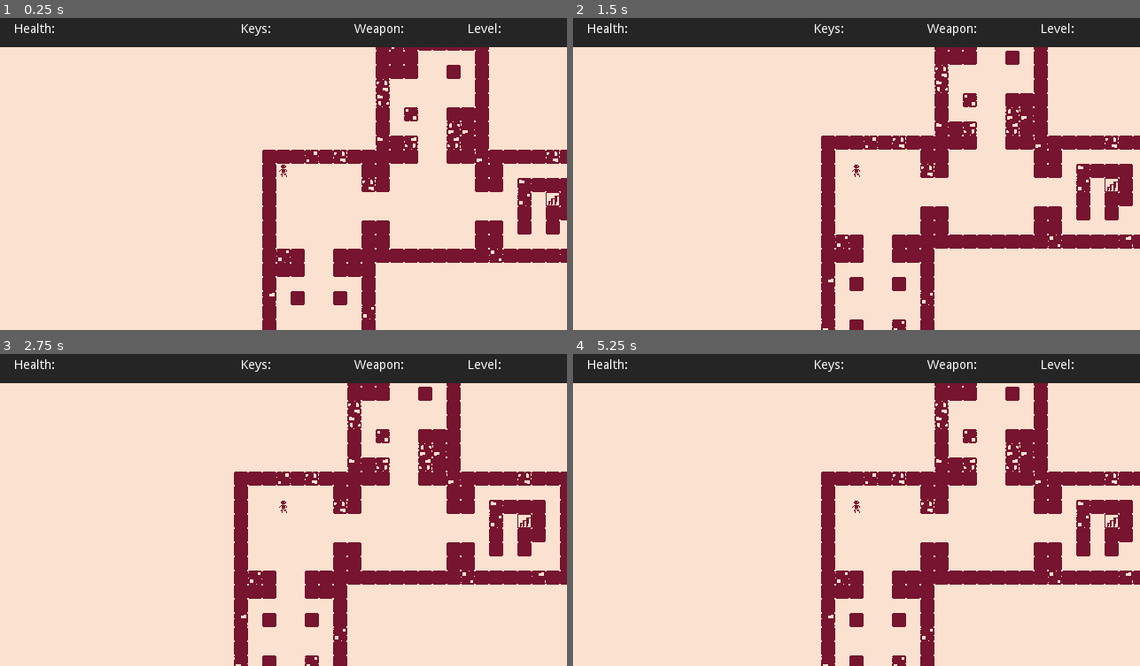
Above: before the commit, frames 1-4 (two rows, left to right).
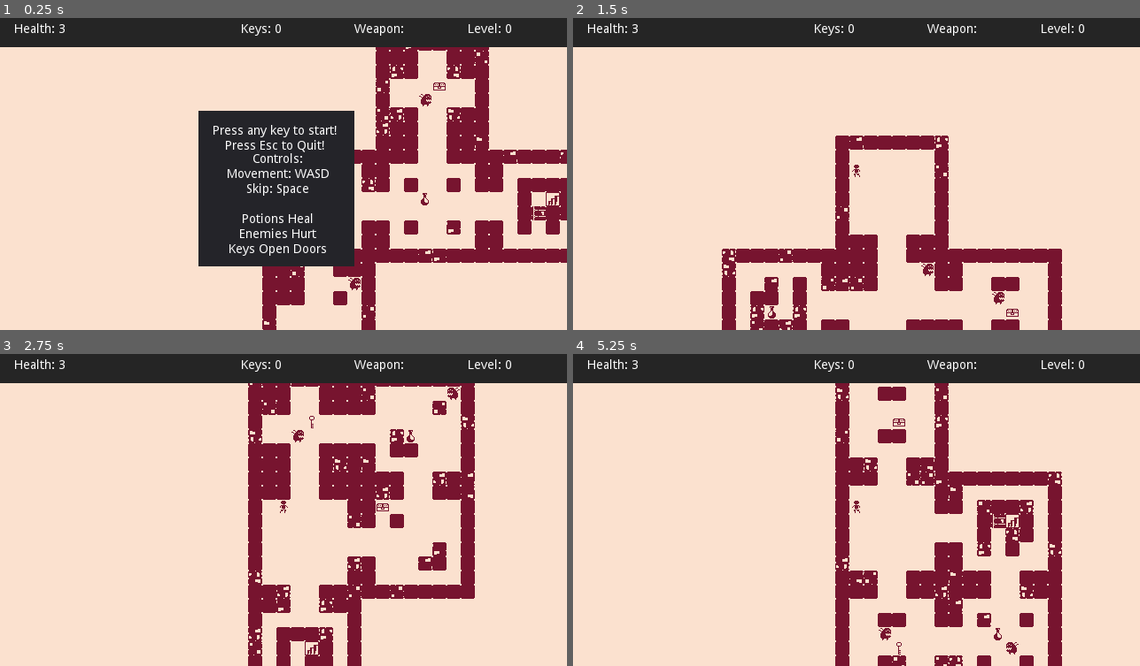
Above: after the commit, the same moments.

Repository: caudilci/NomadicRoguelike
Game: Godot game, scene res://Game.tscn
Same seed, same stepped clock (60 frames per second), same inputs: the game is played once before the commit and once after it.
Inputs:
- Up to frame 1 (0.25 s): no input
- Up to frame 2 (1.5 s): tap Enter at 0.5 s; hold D (Right) 0.53-1.28 s; tap R (Restart, bound only after the commit) at 1.25 s; hold S (Down) from 1.28 s (still down)
- Up to frame 3 (2.75 s): tap R (Restart, bound only after the commit) at 2 s; release S (Down) at 2.03 s; hold D (Right) from 2.03 s (still down)
- Up to frame 4 (5.25 s): tap R (Restart, bound only after the commit) at 2.75, 3.5, 4.15, 5 s; release D (Right) at 2.78 s; hold W (Up) 2.78-3.53 s; hold A (Left) 3.53-5.03 s; tap Space (Skip, bound only after the commit) at 4.9 s; hold S (Down) from 5.03 s (still down)

The runs differ from the first frame. In frame 1, 16% of the frame differs, in the area x 10-100%, y 1-100%; in frame 2, 17%; in frame 3, 20%; in frame 4, 16%.

Commit message:
version 0.1

Diff:
--- a/Game.gd
+++ b/Game.gd
@@ -13,17 +13,25 @@
 var enemies = {}
 var doors = {}
 var potions = {}
-var treasure = {}
+var keys = {}
+var chests = {}
+
 var astar = null
 var astar_points_cache = {}
 
 const RIGHT = [1,0]
-const LEFT = [-1.0]
+const LEFT = [-1,0]
 const UP = [0,-1]
 const DOWN = [0,1]
 
+var maxHealth = 3
+var health = 3
+var damage = 1
+var attackRange = 1
+var attackBreadth = 1
+
 var keysHeld = 0
-var potionsHeld = 0
+
 var currentWeapon = "Dagger"
 var dead = false
 
@@ -38,15 +46,24 @@
 
 func generateWorld():
 	dead = false
+	health = maxHealth
 	#update collected item UI
-
+	updateCollectionsUI()
 	var worldData = worldGenerator.generateWorld(currentLevel)
-	#enemies = worldData.enemies
-	#doors = worldData.doors
-	#potions = worldData.potions
-	#keys = worldData.keys
-	#astar = worldData.astar
-	#astar_points_cache = worldData.astar_points_cache
+	enemies = worldData.enemies
+	doors = worldData.doors
+	potions = worldData.potions
+	keys = worldData.keys
+	astar = worldData.astar
+	astar_points_cache = worldData.astar_points_cache
+	print(astar_points_cache)
+	chests = worldData.chests
+
+
+func updateCollectionsUI():
+	$CanvasLayer/HealthLabel.text = "Health: " + str(health)
+	$CanvasLayer/KeysLabel.text = "Keys: " + str(keysHeld)
+	$CanvasLayer/LevelLabel.text = "Level: " + str(currentLevel)
 
 
 
@@ -54,21 +71,143 @@
 func _input(event):
 	if !event.is_pressed():
 		return
-	if event.is_action("Left"):
-		tryMove(-1,0)
-	elif event.is_action("Right"):
-		tryMove(1,0)
-	elif event.is_action("Up"):
-		tryMove(0,-1)
-	elif event.is_action("Down"):
-		tryMove(0,1)
-
-
-func tryMove(dx,dy):
-	var x = player.global_position.x + dx*16
-	var y = player.global_position.y + dy*16
-	print(tilemap.get_cellv(tilemap.world_to_map(Vector2(x,y))))
+	if event.is_action("Left") and dead==false:
+		movePlayer(LEFT)
+	elif event.is_action("Right") and dead == false:
+		movePlayer(RIGHT)
+	elif event.is_action("Up") and dead == false:
+		movePlayer(UP)
+	elif event.is_action("Down") and dead == false:
+		movePlayer(DOWN)
+	elif event.is_action("Restart"):
+		restart()
+	elif event.is_action("Skip"):
+		pass
+	elif event.is_action("Exit"):
+		get_tree().quit()
+
+	$CanvasLayer/StartScreen.hide()
+
+	if dead == false:
+		processEnemyTurns()
+
+
+func moveEnemy(enemy, delta):
+	var oldPosArray = world_pos_to_map_coord(enemy.global_position)
+	var x = enemy.global_position.x + delta[0]*16
+	var y = enemy.global_position.y + delta[1]*16
+	var pos = Vector2(x,y)
+	var mapPos = tilemap.world_to_map(pos)
+	var mapPosArray = [mapPos.x,mapPos.y]
+	if tilemap.get_cellv(tilemap.world_to_map(pos)) >= 0:
+		return false
+	elif mapPos.is_equal_approx(tilemap.world_to_map(player.global_position)):
+		health -= 1
+		if health <= 0:
+			die()
+		updateCollectionsUI()
+	elif str(mapPosArray) in enemies:
+		print("Enemy Collistion!")
+		return false
+	else:
+		enemies.erase(str(oldPosArray))
+		enemies[str(mapPosArray)] = enemy
+		enemy.global_position = pos
+
+func movePlayer(delta):
+	var x = player.global_position.x + delta[0]*16
+	var y = player.global_position.y + delta[1]*16
+	var pos = Vector2(x,y)
+	var mapPos = world_pos_to_map_coord(pos)
+	var mapPosStr = str(mapPos)
 	if tilemap.get_cellv(tilemap.world_to_map(Vector2(x,y))) >= 0:
 		return false
+	elif mapPosStr in enemies:
+		hit(mapPosStr)
+		return false
+	elif mapPosStr in potions:
+		var potion = potions[mapPosStr]
+		potion.queue_free()
+		potions.erase(mapPosStr)
+		health = maxHealth
+		updateCollectionsUI()
+		player.global_position = Vector2(x,y)
+		player.flip_h = !player.flip_h
+	elif mapPosStr in keys:
+		var key = keys[mapPosStr]
+		key.queue_free()
+		keys.erase(mapPosStr)
+		keysHeld += 1
+		updateCollectionsUI()
+		player.global_position = Vector2(x,y)
+		player.flip_h = !player.flip_h
+	elif mapPosStr in doors:
+		if keysHeld <= 0:
+			return false
+		else:
+			var door = doors[mapPosStr]
+			door.queue_free()
+			doors.erase(mapPosStr)
+			keysHeld -= 1
+			updateCollectionsUI()
+			player.global_position = Vector2(x,y)
+			player.flip_h = !player.flip_h
+	elif mapPosStr == str(world_pos_to_map_coord(exit.global_position)):
+		advanceLevel()
 	else:
 		player.global_position = Vector2(x,y)
+		print(tilemap.world_to_map(player.global_position))
+		player.flip_h = !player.flip_h
+
+func world_pos_to_map_coord(pos: Vector2):
+	var vcoords = tilemap.world_to_map(pos)
+	var coords = [int(round(vcoords.x)), int(round(vcoords.y))]
+	return coords
+
+func hit(coord):
+	var enemy = enemies[coord]
+	enemy.health -= damage
+	if enemy.health <= 0:
+		enemy.queue_free()
+		enemies.erase(coord)
+
+
+func processEnemyTurns():
+	for enemy in enemies.values():
+			var playerPos = world_pos_to_map_coord(player.global_position)
+			var enemyPos = world_pos_to_map_coord(enemy.global_position)
+			if enemy.alerted:
+				if playerPos[0] > enemyPos[0] and !enemy.get_node("Sprite").flip_h:
+					enemy.get_node("Sprite").flip_h = true
+				if playerPos[0] < enemyPos[0] and enemy.get_node("Sprite").flip_h:
+					enemy.get_node("Sprite").flip_h = false
+				var path = enemy.getGridPath(enemyPos, playerPos, astar, astar_points_cache)
+				if path.size() > 1:
+					if enemyPos[0] < int(round(path[1].x)):
+						moveEnemy(enemy, RIGHT)
+					elif enemyPos[0] > int(round(path[1].x)):
+						moveEnemy(enemy, LEFT)
+					elif enemyPos[1] < int(round(path[1].y)):
+						moveEnemy(enemy, DOWN)
+					elif enemyPos[1] > int(round(path[1].y)):
+						moveEnemy(enemy, UP)
+			elif enemy.hasLineOfSight(enemyPos, playerPos, tilemap):
+				enemy.alert()
+
+func die():
+	dead=true
+	$CanvasLayer/DeathScreen.show()
+	return
+
+
+func restart():
+	keysHeld = 0
+	currentLevel = 0
+	$CanvasLayer/DeathScreen.hide()
+	generateWorld()
+	return
+
+func advanceLevel():
+	keysHeld = 0
+	currentLevel += 1
+	generateWorld()
--- a/Game.tscn
+++ b/Game.tscn
@@ -2,7 +2,7 @@
 
 [ext_resource path="res://Art/wall04.png" type="Texture" id=1]
 [ext_resource path="res://Art/wall03.png" type="Texture" id=2]
-[ext_resource path="res://Art/player.png" type="Texture" id=3]
+[ext_resource path="res://Art/player02.png" type="Texture" id=3]
 [ext_resource path="res://Art/wall02.png" type="Texture" id=4]
 [ext_resource path="res://Art/wall01.png" type="Texture" id=5]
 [ext_resource path="res://Game.gd" type="Script" id=6]
@@ -71,6 +71,8 @@
 [node name="Game" type="Node2D"]
 script = ExtResource( 6 )
 
+[node name="Exit" parent="." instance=ExtResource( 9 )]
+
 [node name="TileMap" type="TileMap" parent="."]
 tile_set = SubResource( 1 )
 cell_size = Vector2( 16, 16 )
@@ -78,7 +80,6 @@
 format = 1
 
 [node name="Player" type="Sprite" parent="."]
-position = Vector2( 144, 80 )
 texture = ExtResource( 3 )
 centered = false
 script = ExtResource( 8 )
@@ -94,8 +95,6 @@
 [node name="WorldGenerator" type="Node2D" parent="."]
 script = ExtResource( 7 )
 
-[node name="Exit" parent="." instance=ExtResource( 9 )]
-
 [node name="CanvasLayer" type="CanvasLayer" parent="."]
 offset = Vector2( 8, 12 )
 transform = Transform2D( 1, 0, 0, 1, 8, 12 )
@@ -153,3 +152,65 @@
 __meta__ = {
 "_edit_use_anchors_": false
 }
+
+[node name="DeathScreen" type="Label" parent="CanvasLayer"]
+visible = false
+margin_left = 264.0
+margin_top = 148.0
+margin_right = 378.0
+margin_bottom = 179.0
+text = "You died!
+Press R to restart."
+align = 1
+valign = 1
+__meta__ = {
+"_edit_use_anchors_": false
+}
+
+[node name="Panel" type="Panel" parent="CanvasLayer/DeathScreen"]
+show_behind_parent = true
+margin_left = -16.0
+margin_top = -16.0
+margin_right = 130.0
+margin_bottom = 48.0
+__meta__ = {
+"_edit_use_anchors_": false
+}
+
+[node name="StartScreen" type="Label" parent="CanvasLayer"]
+margin_left = 232.0
+margin_top = 116.0
+margin_right = 373.0
+margin_bottom = 147.0
+text = "Press any key to start!
+Press Esc to Quit!"
+align = 1
+valign = 1
+__meta__ = {
+"_edit_use_anchors_": false
+}
+
+[node name="Panel" type="Panel" parent="CanvasLayer/StartScreen"]
+show_behind_parent = true
+margin_left = -16.0
+margin_top = -16.0
+margin_right = 160.0
+margin_bottom = 160.0
+__meta__ = {
+"_edit_use_anchors_": false
+}
+
+[node name="Label" type="Label" parent="CanvasLayer/StartScreen"]
+margin_left = 16.0
+margin_top = 32.0
+margin_right = 132.0
+margin_bottom = 144.0
+text = "Controls:
+Movement: WASD
+Skip: Space
+
+Potions Heal
+Enemies Hurt
+Keys Open Doors"
+align = 1
+valign = 1
--- a/Objects/Enemy.gd
+++ b/Objects/Enemy.gd
@@ -4,7 +4,8 @@
 # Declare member variables here. Examples:
 # var a = 2
 # var b = "text"
-
+var alerted = false
+var health = 2
 
 # Called when the node enters the scene tree for the first time.
 func _ready():
@@ -67,5 +68,9 @@
 			return false
 	return true
 
+
 func getGridPath(startCoord, endCoord, astar: AStar2D, astarPointsCache: Dictionary):
 	return astar.get_point_path(astarPointsCache[str(startCoord)], astarPointsCache[str(endCoord)])
+
+func alert():
+	alerted=true
--- a/Objects/Enemy.tscn
+++ b/Objects/Enemy.tscn
@@ -7,5 +7,4 @@
 script = ExtResource( 2 )
 
 [node name="Sprite" type="Sprite" parent="."]
-position = Vector2( -32, -112 )
 texture = ExtResource( 1 )
--- a/Objects/Exit.tscn
+++ b/Objects/Exit.tscn
@@ -3,7 +3,8 @@
 [ext_resource path="res://Art/exit.png" type="Texture" id=1]
 
 [node name="Exit" type="Node2D"]
-position = Vector2( 8, 8 )
 
 [node name="Sprite" type="Sprite" parent="."]
+position = Vector2( -8, -8 )
 texture = ExtResource( 1 )
+centered = false
--- a/WorldGenerator.gd
+++ b/WorldGenerator.gd
@@ -17,10 +17,11 @@
 
 onready var roomsTextureData = preload("res://Art/rooms.png").get_data()
 
-var key = preload("res://objects/Key.tscn")
-var door = preload("res://objects/Door.tscn")
-var enemy = preload("res://objects/Enemy.tscn")
-var potion = preload("res://objects/Potion.tscn")
+var key = preload("res://Objects/Key.tscn")
+var door = preload("res://Objects/Door.tscn")
+var enemy = preload("res://Objects/Enemy.tscn")
+var potion = preload("res://Objects/Potion.tscn")
+var chest = preload("res://Objects/Chest.tscn")
 
 const START_ROOM_COUNT = 3 # not including starting room and exit room
 const ROOM_COUNT_INCREASE_PER_LEVEL = 2
@@ -37,9 +38,11 @@
 
 const KEY_COUNT = 1
 const DOOR_COUNT = 1
+const MAX_DOOR_COUNT = 3
+
 const START_ENEMY_COUNT = 2
 const ENEMY_COUNT_INCREASE_PER_LEVEL = 1
-const START_POTION_COUNT = 0
+const START_POTION_COUNT = 1
 const POTION_COUNT_INCREASE_PER_LEVEL = 1
 
 const CHANCE_OF_TREASURE_SPAWNING = 2
@@ -58,16 +61,21 @@
 	astar.clear()
 	tilemap.clear()
 	#clear all enemies, keys, potions, etc
+	get_tree().call_group("enemies", "queue_free")
+	get_tree().call_group("keys", "queue_free")
+	get_tree().call_group("potions", "queue_free")
+	get_tree().call_group("doors", "queue_free")
+	get_tree().call_group("chests", "queue_free")
 
 	var roomData = generateRoomData()
 	var spawnLocations = generateRooms(roomData)
 	var worldData = generateWorldObjects(spawnLocations)
-	#world_data["astar"] = astar
-	#world_data["astar_points_cache"] = astar_points_cache
+	worldData["astar"] = astar
+	worldData["astar_points_cache"] = astar_points_cache
 	#account for unwinnable worlds
-	#if worldData.keys.size() < KEY_COUNT:
-	#	worldData = generateWorld(level, treasure_ind)
-	return
+	if worldData.keys.size() < KEY_COUNT:
+		worldData = generateWorld(currentLevel)
+	return worldData
 
 
 func generateRoomData():
@@ -78,7 +86,9 @@
 	var possRoomLocs = getOpenAdjacentRooms(roomData, [0,0])
 	var generatedRooms = []
 	for _i in range(roomCount):
-		var randRoomType = (randi() % NUM_OF_ROOM_TYPES-1) +1
+		var randRoomType = 0
+		while randRoomType == START_ROOM_TYPE_IND or randRoomType == EXIT_ROOM_TYPE_IND:
+			randRoomType = (randi() % NUM_OF_ROOM_TYPES-1) +1
 		var randRoomLoc = selectRandomRoomLoc(possRoomLocs, roomData)
 		roomData[str(randRoomLoc)] = {"type":randRoomType, "coords":randRoomLoc}
 		generatedRooms.append(randRoomLoc)
@@ -197,10 +207,57 @@
 func generateWorldObjects(spawnLocations):
 	player.global_position = map_coord_to_world_pos(Vector2.ONE)
 	var exitWorldCoords = map_coord_to_world_pos(spawnLocations.exitCoords)
+	print(exitWorldCoords)
 	exitWorldCoords.x += 8
 	exitWorldCoords.y += 8
 	exit.global_position = exitWorldCoords
-	return
+	print(exit.global_position)
+	var enemy_count = START_ENEMY_COUNT + ENEMY_COUNT_INCREASE_PER_LEVEL * currentLevel
+	var enemies = spawnObjects(enemy, spawnLocations.enemySpawns, enemy_count, "enemies")
+	var keys = []
+	var doors = []
+	var keysToSpawn = KEY_COUNT + currentLevel
+	if keysToSpawn > MAX_DOOR_COUNT:
+		keys = spawnObjects(key, spawnLocations.pickupSpawns, MAX_DOOR_COUNT, "keys")
+		doors = spawnObjects(door, spawnLocations.doorCoords, MAX_DOOR_COUNT, "doors", false)
+	else:
+		keys = spawnObjects(key, spawnLocations.pickupSpawns, keysToSpawn, "keys")
+		doors = spawnObjects(door, spawnLocations.doorCoords, keysToSpawn, "doors", false)
+
+	var potionsToSpawn = START_POTION_COUNT + currentLevel * POTION_COUNT_INCREASE_PER_LEVEL
+	var potions = spawnObjects(potion, spawnLocations.pickupSpawns, potionsToSpawn, "potions")
+	var chests = spawnObjects(chest, spawnLocations.pickupSpawns, 1, "chests")
+
+	var data = {
+		"enemies": enemies,
+		"keys": keys,
+		"potions": potions,
+		"doors": doors,
+		"player": player,
+		"exit": exit,
+		"chests": chests
+	}
+	return data
+
+func spawnObjects(object, locationList: Array, numToSpawn: int, groupName: String, flipRandomly=true) -> Dictionary:
+	var spawnedObjs = {}
+	for _i in range(numToSpawn):
+		if locationList.size() == 0:
+			return spawnedObjs
+		var instance = object.instance()
+		scene_root.add_child(instance)
+		var randLocIndex = randi() % locationList.size()
+		var coord = locationList[randLocIndex]
+		var worldCoord = map_coord_to_world_pos(coord)
+		worldCoord.x += 8
+		worldCoord.y += 8
+		instance.global_position = worldCoord
+		locationList.remove(randLocIndex)
+		spawnedObjs[str(coord)] = instance
+		instance.add_to_group(groupName)
+		if flipRandomly and instance.has_node("Sprite") and randi() % 2 == 0:
+			instance.get_node("Sprite").flip_h = true
+	return spawnedObjs
 
 func generate_astar_grid(walkable_floor_tiles):
 	astar_points_cache = {}
--- a/project.godot
+++ b/project.godot
@@ -47,6 +47,21 @@
 "events": [ Object(InputEventKey,"resource_local_to_scene":false,"resource_name":"","device":0,"alt":false,"shift":false,"control":false,"meta":false,"command":false,"pressed":false,"scancode":68,"unicode":0,"echo":false,"script":null)
  ]
 }
+Restart={
+"deadzone": 0.5,
+"events": [ Object(InputEventKey,"resource_local_to_scene":false,"resource_name":"","device":0,"alt":false,"shift":false,"control":false,"meta":false,"command":false,"pressed":false,"scancode":82,"unicode":0,"echo":false,"script":null)
+ ]
+}
+Skip={
+"deadzone": 0.5,
+"events": [ Object(InputEventKey,"resource_local_to_scene":false,"resource_name":"","device":0,"alt":false,"shift":false,"control":false,"meta":false,"command":false,"pressed":false,"scancode":32,"unicode":0,"echo":false,"script":null)
+ ]
+}
+Exit={
+"deadzone": 0.5,
+"events": [ Object(InputEventKey,"resource_local_to_scene":false,"resource_name":"","device":0,"alt":false,"shift":false,"control":false,"meta":false,"command":false,"pressed":false,"scancode":16777217,"unicode":0,"echo":false,"script":null)
+ ]
+}
 
 [rendering]
 
Binary file added: Art/player02.png
Not shown, changed: Art/player02.png.import
Binary file changed: Art/rooms.png
Not shown, added: export_presets.cfg
Binary file removed: icon.png
